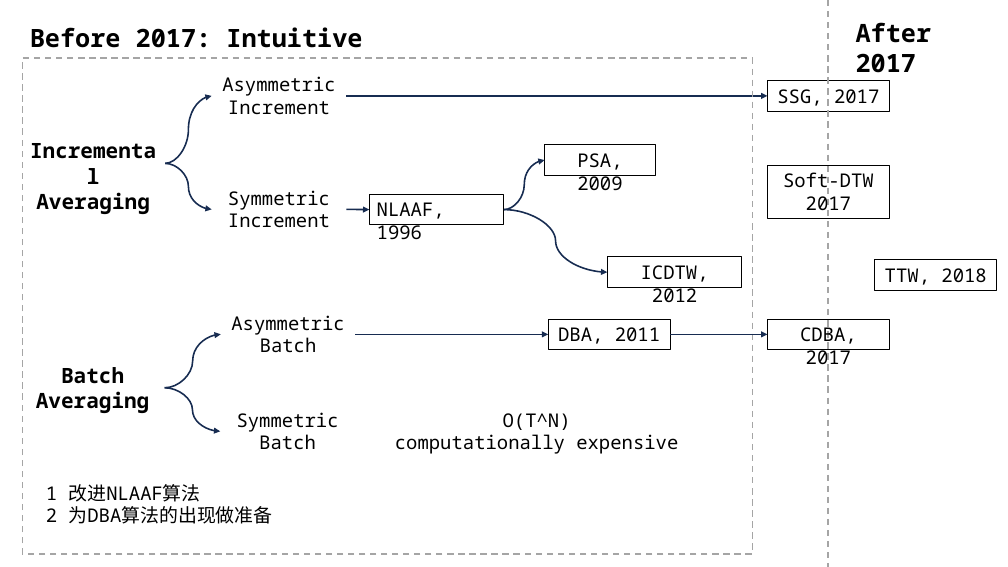
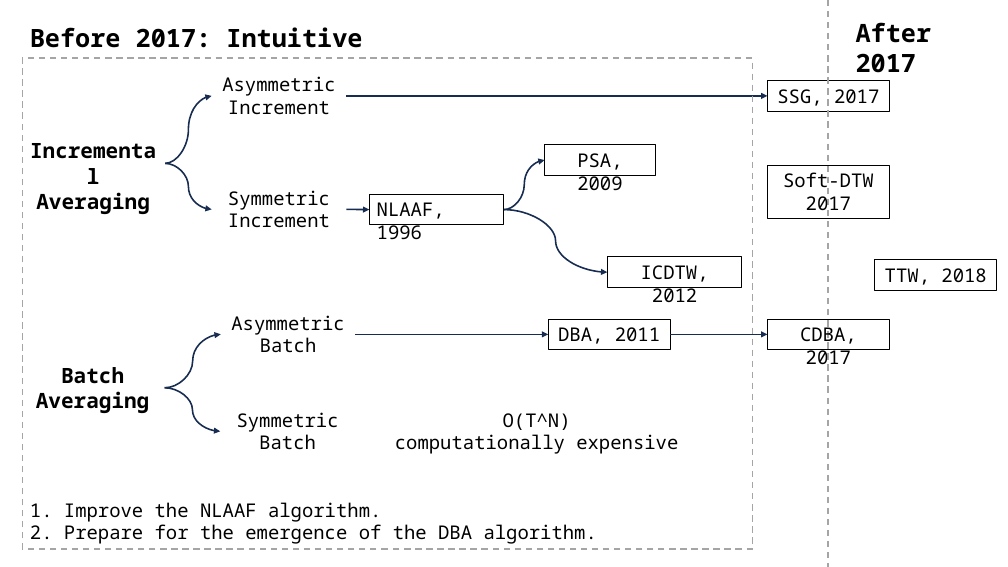
Before and after one commit to A-Big-Tortoise/Presentation, a slide deck: slide 6 of Presentation_1120_JiayuChen.pptx (slide 5 before the commit). Drawn at 1008x567 pixels with LibreOffice and Linux fonts; fonts in the diff are those of the drawing. Boxes give left, top, right and bottom in pixels: in the first picture for what was removed or moved away, otherwise in the second. Text is boxed around its words. In the diff, an @@ line names an element or a change of style, - is before the commit and + after.

```diff
--- a/Presentation_1120_JiayuChen.pptx
+++ b/Presentation_1120_JiayuChen.pptx
@@ rectangle: place and size @@
-rectangle at (23, 58, 753, 554)
+rectangle at (23, 58, 753, 549)
@@ text at (30, 502, 597, 544): text changed @@
-1 改进NLAAF算法
-2 为DBA算法的出现做准备
+1. Improve the NLAAF algorithm.
+2. Prepare for the emergence of the DBA algorithm.
```
Also in this commit, not shown: 4 other slides changed, 9 slides added, 4 slides removed.
